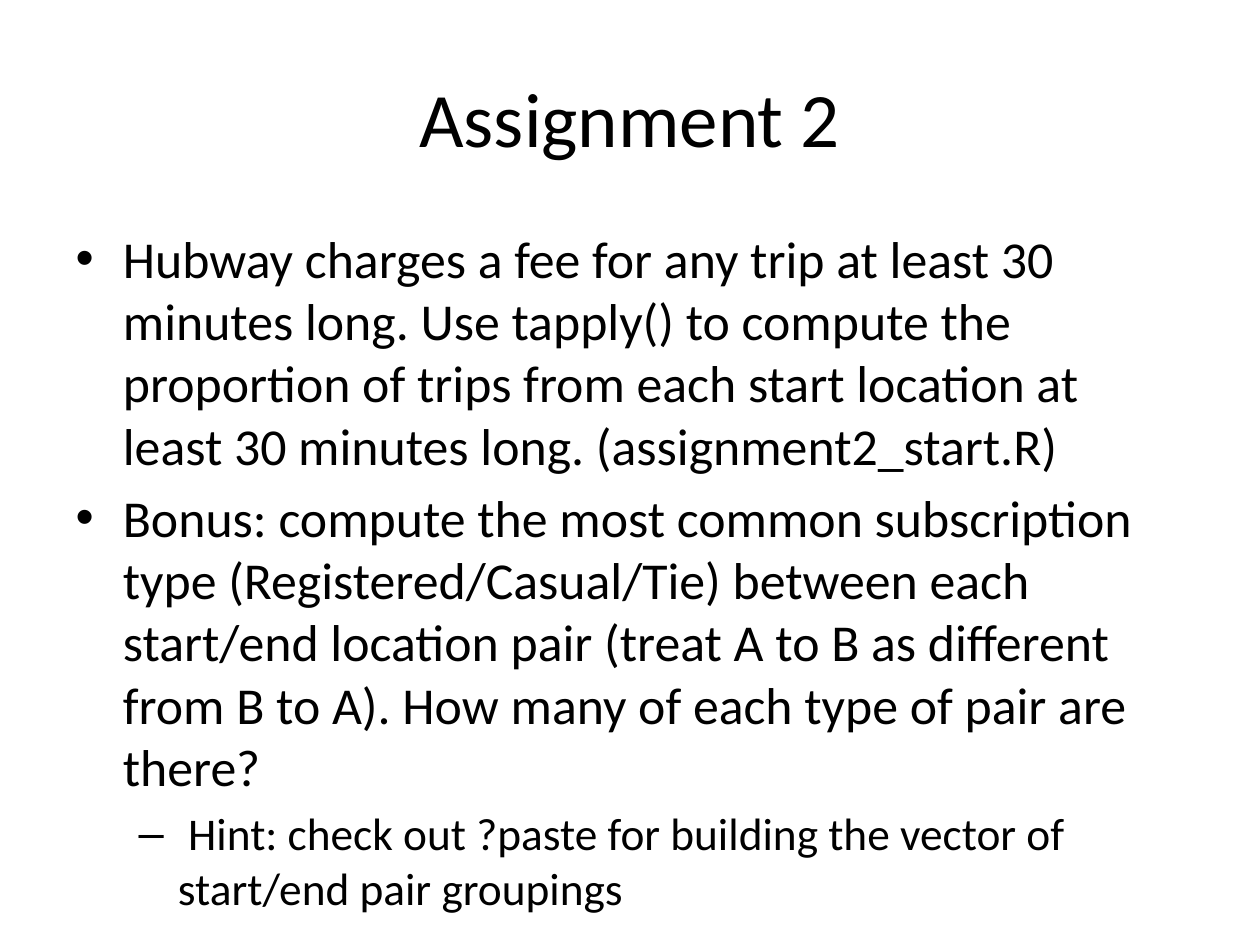
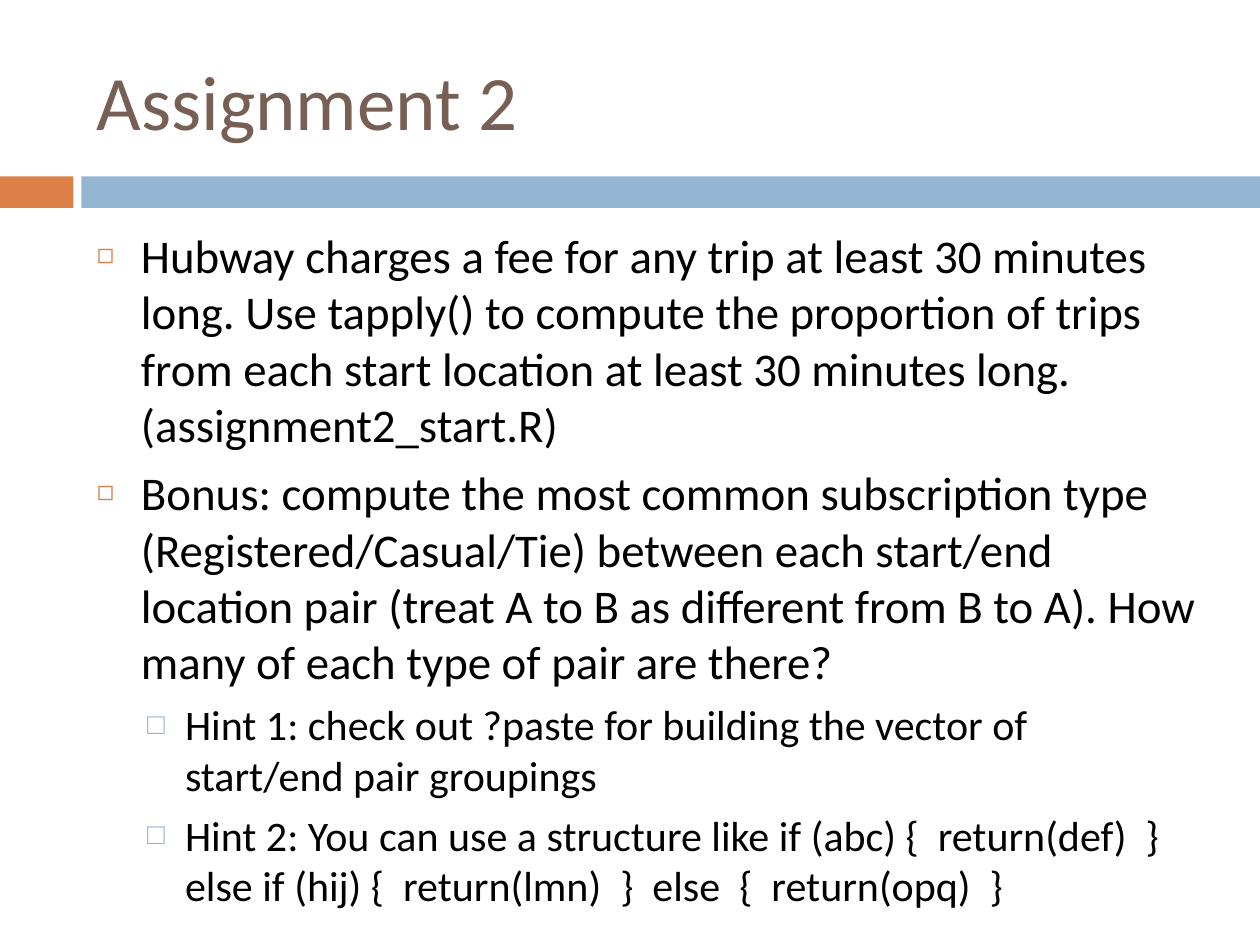
Before and after one commit to IainNZ/ORSoftwareTools2014, a slide deck: slide 7 of IntermediateR/slides.pptx. Drawn at 1260x945 pixels with LibreOffice and Linux fonts; fonts in the diff are those of the drawing. Boxes give left, top, right and bottom in pixels: in the first picture for what was removed or moved away, otherwise in the second. Text is boxed around its words. In the diff, an @@ line names an element or a change of style, - is before the commit and + after.

Commit message:
Change to Assignment 3 starter file and slides

```diff
--- a/IntermediateR/slides.pptx
+++ b/IntermediateR/slides.pptx
@@ title "Assignment 2": place and size @@
-title "Assignment 2" at [419,94,840,161]
+title "Assignment 2" at [97,77,517,143]
@@ title "Assignment 2" at [97,77,517,143]: text colour #000000 to #775F55; alignment centre to left @@
@@ rectangle added at [0,176,73,208], fill #DD8047 @@
@@ rectangle added at [82,176,1260,208], fill #94B6D2 @@
@@ text "Hubway charges a fee for ...": place and size @@
-text "Hubway charges a fee for ..." at [123,242,1132,858]
+text "Hubway charges a fee for ..." at [141,240,1195,909]
@@ text at [141,240,1195,687]: size 29.6 to 26.8 pt in "Hubway charges a fee for any trip ...", "Bonus: compute the most common subscription type ..."; bullet • to ◻; more space between paragraphs @@
@@ text at [185,710,1127,909]: text changed; size 25.9 to 24.1 pt @@
-  – Hint: check out ?paste for building the vector of start/end pair groupings
+  □ Hint 1: check out ?paste for building the vector of start/end pair groupings
+  □ Hint 2: You can use a structure like if (abc) { return(def) } else if (hij) { return(lmn) } else { return(opq) }
```
Also in this commit, not shown: 14 other slides changed, 1 other file.
